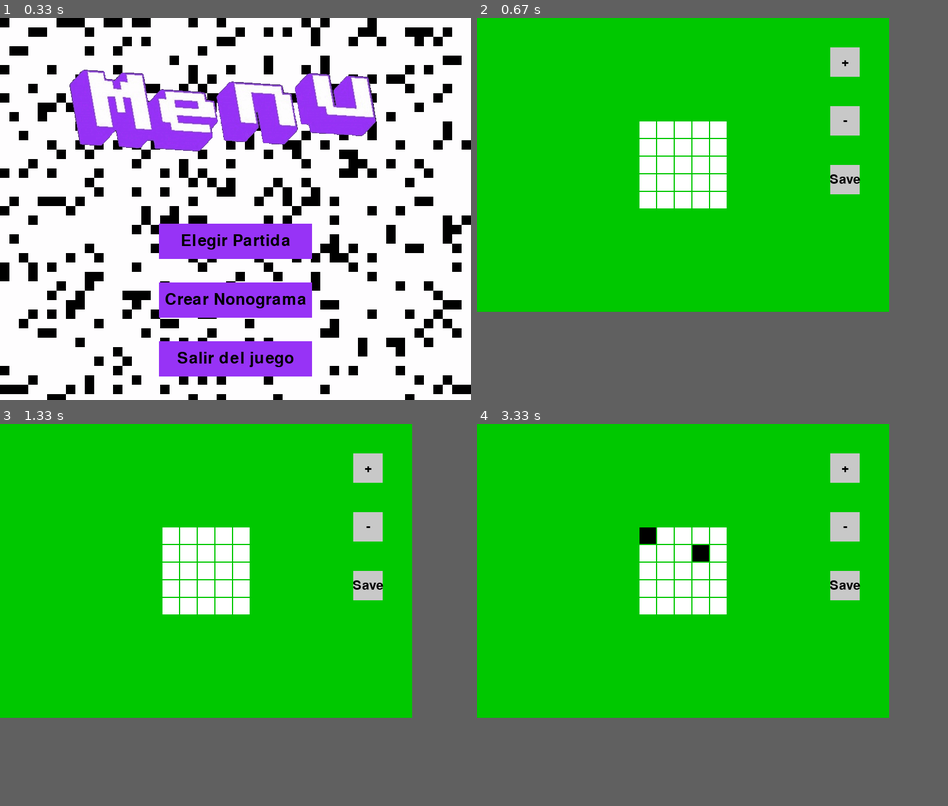
Above: before the commit, frames 1-4 (two rows, left to right).
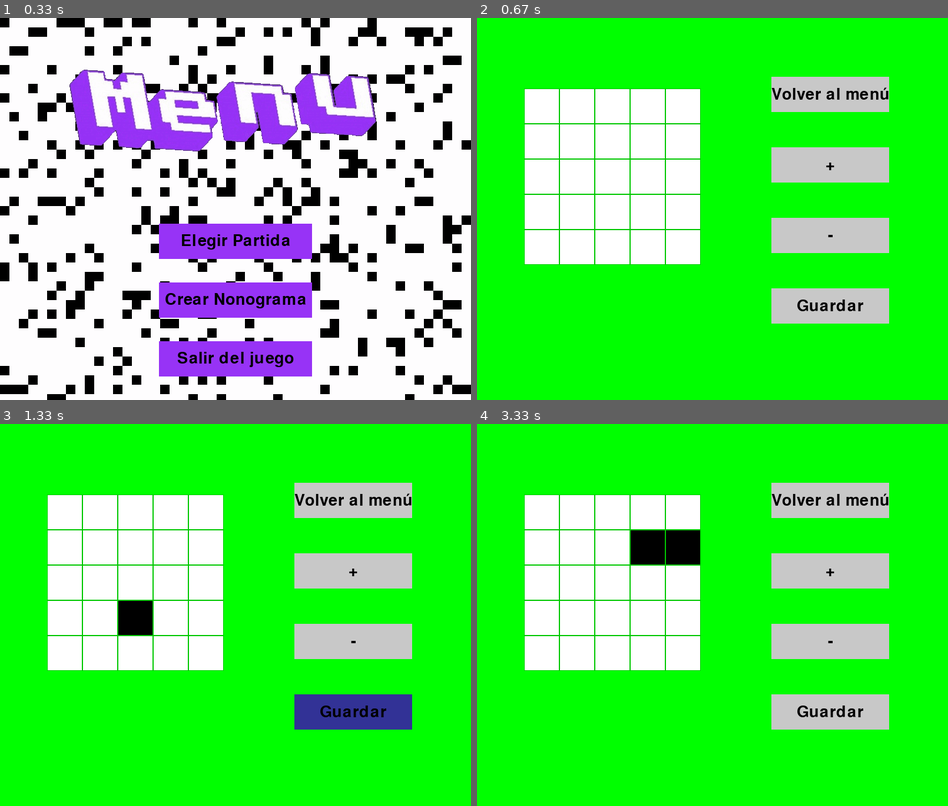
Above: after the commit, the same moments.

Repository: Diego-ipt/Pygame_nonograma
Game: pygame game, started from inicio.py
The game is run twice, just before and just after one commit, with the same random seed, the same clock (stepped at 60 frames per second) and the same inputs.
Inputs (mouse positions are in pixels of both pictures, inside the frame that each line leads up to):
- Up to frame 1 (0.33 s): no input
- Up to frame 2 (0.67 s): click "Crear Nonograma" at 0.43 s
- Up to frame 3 (1.33 s): click (122, 618) at 0.8 s; click (353, 710) at 1.2 s, where only the run after the commit has a clickable "Guardar"
- Up to frame 4 (3.33 s): click "+" at 1.6 s; click "-" at 2 s; move the mouse to (688, 714) at 2.27 s; click (688, 714) at 2.4 s; click (698, 550) at 2.8 s; click (646, 534) at 3.2 s
In our replay, in frame 2 the window is 700x500 before the commit and 800x650 after it. These sizes can differ from the game's own. Grey fills any space a smaller window leaves; there, only what the larger window draws over its background counts as a difference.

Frame 1 is identical in both runs. In frame 2, 64% of the frame differs, in the area x 0-88%, y 0-80%; in frame 3, 64%; in frame 4, 65%.

Commit message:
Refactoring de creador para que la renderizacion sea realizada por la clase Ventana y no por si mismo. Clase de SizeSaveButtons eliminada, falta implementar guardar con confirmacion

Diff:
--- a/creador/creador.py
+++ b/creador/creador.py
@@ -25,26 +25,19 @@
         return SettingsManager.CLICKED_COLOR.value if self.clicked else SettingsManager.DEFAULT_COLOR.value
 
 class CreatorBoard:
-    def __init__(self, grid_size, cell_size, x_offset = 0, y_offset = 0):
+    def __init__(self, grid_size):
         self.grid_size = grid_size
-        self.cell_size = cell_size
-        self.x_offset = x_offset
-        self.y_offset = y_offset
         self.board = [[Cell() for _ in range(grid_size)] for _ in range(grid_size)]
 
-    def draw(self, surface):
+    def draw(self, surface, cell_size):
         for row, rowOfCells in enumerate(self.board):
             for col, cell in enumerate(rowOfCells):
                 color = cell.get_color()
-                pygame.draw.rect(surface, color, (
-                self.x_offset + col * self.cell_size + 1,
-                self.y_offset + row * self.cell_size + 1,
-                self.cell_size - 2,
-                self.cell_size - 2))
+                pygame.draw.rect(surface, color, (col * cell_size + 1, row * cell_size + 1, cell_size - 2, cell_size - 2))
 
-    def handle_click(self, pos):
-        row = (pos[1] - self.y_offset) // self.cell_size
-        col = (pos[0] - self.x_offset) // self.cell_size
+    def handle_click(self, pos, cell_size):
+        row = int(pos[1] // cell_size)
+        col = int(pos[0] // cell_size)
         if 0 <= row < self.grid_size and 0 <= col < self.grid_size:
             self.board[row][col].click()
 
@@ -53,63 +46,71 @@
         self.grid_size = new_grid_size
         self.board = [[Cell() for _ in range(new_grid_size)] for _ in range(new_grid_size)]
 
-    #Calcula los offsets de nuevo para centrarlo al cambiar tamano
-    def centerBoard(self, window_width, window_height):
-        board_width = self.grid_size * self.cell_size
-        board_height = self.grid_size * self.cell_size
-        self.x_offset = (window_width - board_width) // 2
-        self.y_offset = (window_height - board_height) // 2
-
     def getBoardClicked(self):
         return [[cell.clicked for cell in row] for row in self.board]
 
 #Botones utilizados para reducir y aumentar el tamano del tablero
-class SizeSaveButton:
-    def  __init__(self, x, y, width, height, text, action, test_flag = None):
-        self.rect = pygame.Rect(x, y, width, height)
-        self.text = text
-        self.action = action
-        if (not test_flag): #No se puede usar pygame en el test
-            self.font = pygame.font.Font(None, 32)
-
-
-    def draw(self, surface):
-        pygame.draw.rect(surface, SettingsManager.BUTTON_COLOR.value, self.rect)
-        text_surface = self.font.render(self.text, True, SettingsManager.BUTTON_TEXT_COLOR.value)
-        text_rect = text_surface.get_rect(center=self.rect.center)
-        surface.blit(text_surface, text_rect)
-
-    def isClicked(self, pos):
-        return self.rect.collidepoint(pos)
+# class SizeSaveButton:
+#     def  __init__(self, x, y, width, height, text, action, image = None,test_flag = None):
+#         self.rect = pygame.Rect(x, y, width, height)
+#         self.text = text
+#         self.action = action
+#         self.image = image
+#         if (not test_flag): #No se puede usar pygame en el test
+#             self.font = pygame.font.Font(None, 32)
+#
+#
+#     def draw(self, surface):
+#         pygame.draw.rect(surface, SettingsManager.BUTTON_COLOR.value, self.rect)
+#         if self.image:
+#             image_rect = self.image.get_rect(center=self.rect.center)
+#             surface.blit(self.image, image_rect)
+#         else:
+#             text_surface = self.font.render(self.text, True, SettingsManager.BUTTON_TEXT_COLOR.value)
+#             text_rect = text_surface.get_rect(center=self.rect.center)
+#             surface.blit(text_surface, text_rect)
+#
+#     def isClicked(self, pos):
+#         return self.rect.collidepoint(pos)
 
 class CreatorWindow:
-    def __init__(self, grid_size=SettingsManager.MIN_GRID_SIZE.value, cell_size=SettingsManager.CELL_SIZE.value):
+    def __init__(self, grid_size=SettingsManager.MIN_GRID_SIZE.value, window_size = 300):
         pygame.init()
+        # variables de tamaño
+        self.cell_size = window_size / grid_size
         self.grid_size = grid_size
-        self.cell_size = cell_size
-        self.windows_width = 700
-        self.windows_height = 500
-        self.window = pygame.display.set_mode((self.windows_width, self.windows_height))
+        self.window_size = window_size
         self.clock = pygame.time.Clock()
-        self.creator_board = CreatorBoard(grid_size, cell_size, 50, 50)
+        self.surface = pygame.Surface((self.window_size, self.window_size))
+        self.creator_board = CreatorBoard(self.grid_size)
         self.running = True
-        self.size_buttons = [SizeSaveButton(self.windows_width - 100, 50, 50, 50, '+', self.increaseGrid),
-                             SizeSaveButton(self.windows_width - 100, 150, 50, 50, '-', self.decreaseGrid),
-                             SizeSaveButton(self.windows_width - 100, 250, 50, 50, 'Save', self.saveDesign)
-                             ]
+        self.font = pygame.font.Font(None, 74)
 
+        # Asset manager para cargar imagenes
+        # self.asset_manager = AssetManager()
+        # self.iconoSave = self.asset_manager.cargar_imagen("SaveIcon.jpg")
+
+        # Iniciar ejecucion
+
+        # self.size_buttons = [SizeSaveButton(self.windows_width - 100, 50, 50, 50, '+', self.increaseGrid),
+        #                      SizeSaveButton(self.windows_width - 100, 150, 50, 50, '-', self.decreaseGrid),
+        #                      SizeSaveButton(self.windows_width - 100, 250, 50, 50, 'Save', self.saveDesign, self.iconoSave),
+        #                      SizeSaveButton(self.windows_width - 100, 350, 100, 100, 'Volver al menu', self.volverAlMenu)
+        #                      ]
+
+    #Incrementa el tamano del tablero
     def increaseGrid(self):
         if self.grid_size < SettingsManager.MAX_GRID_SIZE.value:
             self.grid_size += 1
+            self.cell_size = self.window_size / self.grid_size
             self.creator_board.resize(self.grid_size)
-            self.creator_board.centerBoard(self.windows_width, self.windows_height)
 
-    #Incrementa el tamano del tablero
+    #Decrementa el tamano del tablero
     def decreaseGrid(self):
         if self.grid_size > SettingsManager.MIN_GRID_SIZE.value:
             self.grid_size -= 1
+            self.cell_size = self.window_size / self.grid_size
             self.creator_board.resize(self.grid_size)
-            self.creator_board.centerBoard(self.windows_width, self.windows_height)
 
     def saveDesign(self, test_name = None):
         print("Guardando diseño")
@@ -151,31 +152,22 @@
 
         print(f"{name_nivel} Guardado en {file_path}")
 
+    def volverAlMenu(self):
+        return True
 
-
-    #Decrementa el tamano del tablero
-    def handle_events(self):
-        for event in pygame.event.get():
+    def handle_events(self, events, offset):
+        for event in events:
             if event.type == pygame.QUIT:
                 self.running = False
             elif event.type == pygame.MOUSEBUTTONDOWN and event.button == 1:
-                pos = event.pos
-                if self.creator_board.x_offset <= pos[0] < self.creator_board.x_offset + self.grid_size * self.cell_size and \
-                        self.creator_board.y_offset <= pos[1] < self.creator_board.y_offset + self.grid_size * self.cell_size:
-                    self.creator_board.handle_click(event.pos)
-                else:
-                    for button in self.size_buttons:
-                        if button.isClicked(pos):
-                            button.action()
+                pos = (event.pos[0] - offset[0], event.pos[1] - offset[1])
+                if 0 <= pos[0] < self.window_size and 0 <= pos[1] < self.window_size:
+                    self.creator_board.handle_click(pos, self.cell_size)
 
-    def run(self):
-        while self.running:
-            self.clock.tick(120)
-            self.handle_events()
-            self.window.fill(SettingsManager.BACKGROUND_COLOR.value)
-            self.creator_board.draw(self.window)
-            self.creator_board.centerBoard(self.windows_width, self.windows_height)
-            for button in self.size_buttons:
-                button.draw(self.window)
-            pygame.display.flip()
-        pygame.quit()
+    def run(self, main_window, x, y, events):
+        if self.running == True:
+            self.handle_events(events, (x,y))
+        self.surface.fill(SettingsManager.BACKGROUND_COLOR.value)
+        self.creator_board.draw(self.surface, self.cell_size)
+        main_window.blit(self.surface, (x, y))
+        return False
--- a/nonograma_core/Ventanas/VentanaCrearNonograma.py
+++ b/nonograma_core/Ventanas/VentanaCrearNonograma.py
@@ -1,19 +1,29 @@
 from nonograma_core.Elementos_graficos.elementos_menus import *
-from nonograma_core.Elementos_graficos.colores import *
-from nonograma_core.Logica.tablero_nonograma import *
-from nonograma_core.Logica.nonograma_numeros import *
 from nonograma_core.Ventanas.VentanaBase import *
-from nonograma_core.Elementos_graficos.AssetManager import *
 from creador.creador import *
 
 class VentanaCrearNonograma(VentanaBase):
     def __init__(self, pantalla, cambiar_ventana):
         super().__init__(pantalla, cambiar_ventana)
-        creador = CreatorWindow()
-        creador.run()
-
+        self.creador = CreatorWindow()
+        self.running = True
 
     def dibujar(self):
-        self.pantalla.fill(GRIS)
-        mostrar_texto("Crear Nonograma", fuente, NEGRO, self.pantalla, 400, 100)
-        boton("Volver al menú", 300, 400, 200, 60, GRIS, AZUL_OSCURO, self.pantalla, lambda: self.cambiar_ventana('menu_principal'))
+        time.sleep(0.1)  # Agregar un delay de 1 segundo
+        pantalla.fill(VERDE)
+        pygame.display.set_caption("Nonograma Creador")
+
+        boton("Volver al menú", 500, 100, 200, 60, GRIS, AZUL_OSCURO, pantalla, lambda: self.cambiar_ventana('menu_principal'))
+        boton("+", 500, 220, 200, 60, GRIS, AZUL_OSCURO, pantalla, lambda: self.creador.increaseGrid())
+        boton("-", 500, 340, 200, 60, GRIS, AZUL_OSCURO, pantalla, lambda: self.creador.decreaseGrid())
+        boton("Guardar", 500, 460, 200, 60, GRIS, AZUL_OSCURO, pantalla, lambda: self.creador.saveDesign())
+
+        game_position = (80, 120)
+        offset_x = game_position[0]
+        offset_y = game_position[1]
+
+        if self.creador.run(pantalla, *game_position, pygame.event.get()):
+            self.creador.running = False
+            self.cambiar_ventana('menu_principal')
+
+        pygame.display.flip()  # Actualiza la pantalla en cada iteración del bucle
--- a/tests/test_creador.py
+++ b/tests/test_creador.py
@@ -1,34 +1,34 @@
 import pytest
 from creador.creador import *
 
-def test_claseBoton():
-    button = SizeSaveButton(0, 0, 100, 100, "Test", None)
-    assert button
-    assert button.rect == pygame.Rect(0,0,100,100)
-    assert button.text == "Test"
-    assert button.action == None
-
-
-def test_clickBoton():
-    button = SizeSaveButton(0, 0, 100, 100, "Test", None, True)
-    assert button.isClicked((50,50)) == True
-    assert button.isClicked((150,150)) == False
+# Actualmente no se usa esta clase
+# def test_claseBoton():
+#     button = SizeSaveButton(0, 0, 100, 100, "Test", None)
+#     assert button
+#     assert button.rect == pygame.Rect(0,0,100,100)
+#     assert button.text == "Test"
+#     assert button.action == None
+#
+#
+# def test_clickBoton():
+#     button = SizeSaveButton(0, 0, 100, 100, "Test", None, None,True)
+#     assert button.isClicked((50,50)) == True
+#     assert button.isClicked((150,150)) == False
 
 def test_boardResize():
-    board = CreatorBoard(7,30 )
+    board = CreatorBoard(7)
     board.resize(10)
     assert board.grid_size == 10
 
 def test_decreaseGrid():
     game = CreatorWindow()
     game.decreaseGrid()
-    assert game.grid_size == 9
+    assert game.grid_size == 5
 
 def test_increaseGrid():
     game = CreatorWindow()
-    game.decreaseGrid()
     game.increaseGrid()
-    assert  game.grid_size == 10
+    assert  game.grid_size == 6
 
 def test_guardarBoard():
     game = CreatorWindow()
